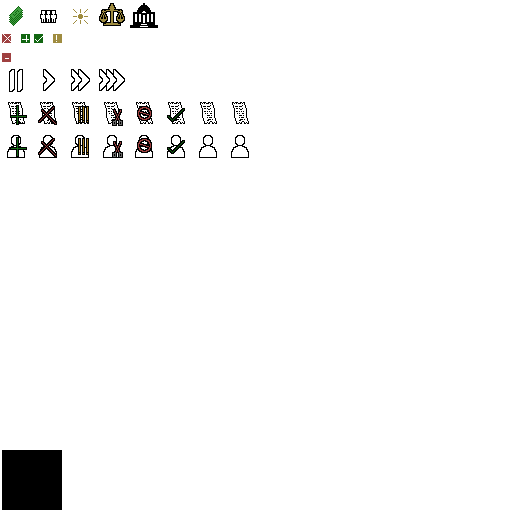
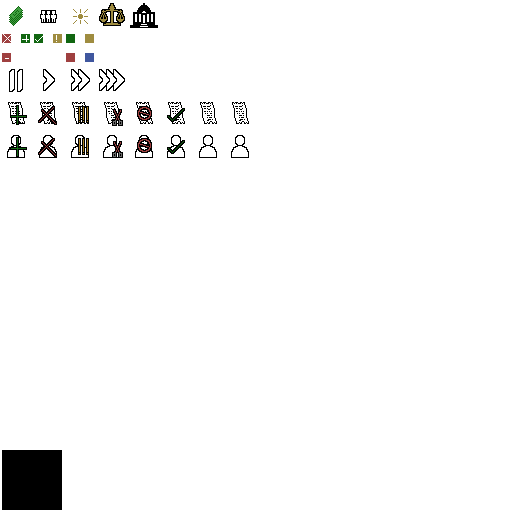
Revision of a layered 512×512 image; what changed, layer by layer:
painted on "UISpriteSheet.png" over [66, 34, 94, 62]
